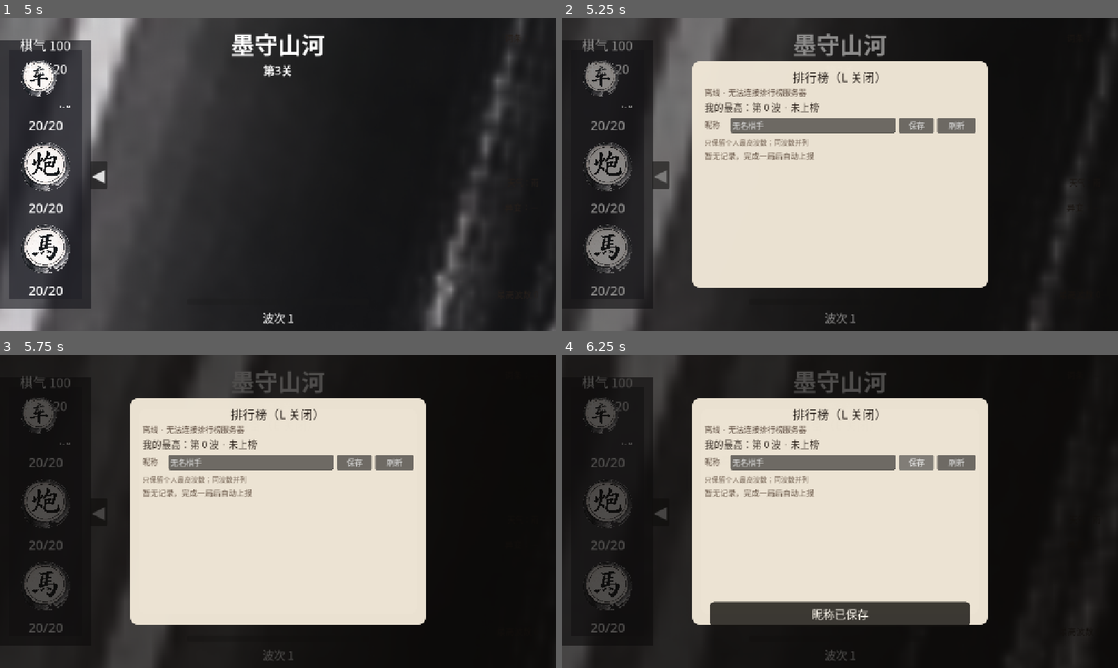
Above: before the commit, frames 1-4 (two rows, left to right).
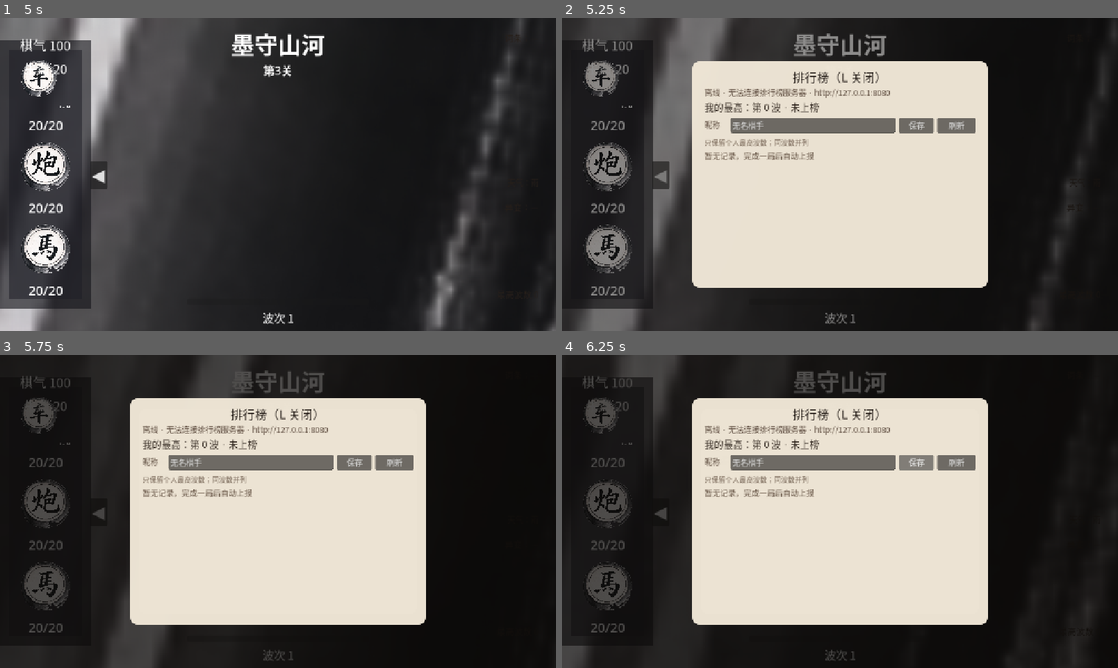
Above: after the commit, the same moments.

Repository: wangbintao1992/XQTD
Game: Godot game, scene res://scenes/main.tscn
Same seed, same stepped clock (60 frames per second), same inputs: the game is played once before the commit and once after it.
Inputs (mouse positions are in pixels of both pictures, inside the frame that each line leads up to):
- Up to frame 1 (5 s): click "◀" at 0.5 s; click "无尽模式" at 1.25 s; click "◀" at 2 s; click "◀" at 2.75 s; tap Enter at 3.5 s; drag from (139, 111) to (150, 259) at 3.52 s; drag from (200, 259) to (172, 102) at 4.27 s
- Up to frame 2 (5.25 s): move the mouse to (745, 174) at 5.02 s; tap L at 5.1 s; click (745, 174) at 5.17 s
- Up to frame 3 (5.75 s): tap E at 5.3 s
- Up to frame 4 (6.25 s): click "保存" at 5.75 s

Frame 1 is identical in both runs. In frame 2, 0.2% of the frame differs, in the area x 44-59%, y 22-26%; in frame 3, 0.2%; in frame 4, 3.6%, in the area x 26-74%, y 22-87%.

Commit message:
fix(godot): address leaderboard client review findings

Diff:
--- a/godot/scripts/autoload/leaderboard.gd
+++ b/godot/scripts/autoload/leaderboard.gd
@@ -26,9 +26,11 @@
 var my_rank := 0
 var online := false
 var last_error := ""
+var pending_report := false
 var persistence_enabled := true
 var http_enabled := true
 var profile_path := "user://leaderboard_profile.json"
+var report_sender := Callable()
 
 
 func _init() -> void:
@@ -37,9 +39,17 @@
 
 func _ready() -> void:
 	server_url = _resolve_server_url()
+	if DisplayServer.get_name() == "headless" \
+		and OS.get_environment("XQTD_LEADERBOARD_LIVE") != "1":
+		# 无头测试/冒烟不读真实存档、不联网，避免污染与不确定状态
+		persistence_enabled = false
+		http_enabled = false
+		_ensure_identity()
+		return
 	if persistence_enabled:
 		load_profile()
 	_ensure_identity()
+	save_profile()
 	if http_enabled:
 		refresh()
 
@@ -59,14 +69,18 @@
 	my_rank = 0
 	online = false
 	last_error = ""
+	pending_report = false
 	server_url = DEFAULT_SERVER_URL
 
 
 func submit(wave: int) -> bool:
 	var w := maxi(0, wave)
 	if w <= best_wave:
+		if pending_report and http_enabled and not player_id.is_empty():
+			_post_report(best_wave)
 		return false
 	best_wave = w
+	pending_report = true
 	best_changed.emit(best_wave)
 	save_profile()
 	if http_enabled and not player_id.is_empty():
@@ -96,13 +110,23 @@
 func save_profile() -> void:
 	if not persistence_enabled:
 		return
-	var file := FileAccess.open(profile_path, FileAccess.WRITE)
-	if file:
-		file.store_string(JSON.stringify({
-			"playerId": player_id,
-			"name": player_name,
-			"bestWave": best_wave,
-		}))
+	var tmp_path := profile_path + ".tmp"
+	var file := FileAccess.open(tmp_path, FileAccess.WRITE)
+	if file == null:
+		return
+	file.store_string(JSON.stringify({
+		"playerId": player_id,
+		"name": player_name,
+		"bestWave": best_wave,
+		"pendingReport": pending_report,
+	}))
+	file.close()
+	var from := ProjectSettings.globalize_path(tmp_path)
+	var to := ProjectSettings.globalize_path(profile_path)
+	var err := DirAccess.rename_absolute(from, to)
+	if err != OK:
+		DirAccess.remove_absolute(to)
+		DirAccess.rename_absolute(from, to)
 
 
 func load_profile() -> void:
@@ -111,8 +135,13 @@
 	var file := FileAccess.open(profile_path, FileAccess.READ)
 	if file == null:
 		return
-	var parsed = JSON.parse_string(file.get_as_text())
+	var raw := file.get_as_text()
+	var parsed = JSON.parse_string(raw)
 	if not (parsed is Dictionary):
+		var backup := FileAccess.open(profile_path + ".bak", FileAccess.WRITE)
+		if backup:
+			backup.store_string(raw)
+		last_error = "排行榜存档损坏，已备份"
 		return
 	if parsed.has("playerId"):
 		player_id = str(parsed.playerId)
@@ -122,6 +151,7 @@
 	if loaded_best > best_wave:
 		best_wave = loaded_best
 		best_changed.emit(best_wave)
+	pending_report = bool(parsed.get("pendingReport", false))
 
 
 func new_player_id() -> String:
@@ -166,6 +196,11 @@
 
 
 func _post_report(wave: int) -> void:
+	pending_report = true
+	save_profile()
+	if report_sender.is_valid():
+		report_sender.call(wave)
+		return
 	_request_json("POST", "/api/leaderboard/reports", {
 		"playerId": player_id,
 		"name": player_name,
@@ -206,23 +241,34 @@
 	http.request_completed.connect(
 		func(result: int, code: int, _headers: PackedStringArray, data: PackedByteArray) -> void:
 			http.queue_free()
-			if result != HTTPRequest.RESULT_SUCCESS or code < 200 or code >= 300:
-				_mark_offline("排行榜请求失败（%d）" % code)
+			if result != HTTPRequest.RESULT_SUCCESS:
+				var reason := "请求超时" if result == HTTPRequest.RESULT_TIMEOUT else "无法连接排行榜服务器"
+				_mark_offline(reason)
+				callback.call(0, {})
+				return
+			if code < 200 or code >= 300:
+				_mark_http_error(code)
 				callback.call(code, {})
 				return
 			var parsed = JSON.parse_string(data.get_string_from_utf8())
 			if parsed is Dictionary:
 				callback.call(code, parsed)
 			else:
-				_mark_offline("排行榜返回格式错误")
-				callback.call(code, {})
+				_mark_error("排行榜返回格式错误")
+				callback.call(0, {})
 	)
 
 
 func _on_report(code: int, data: Dictionary) -> void:
 	if code < 200 or code >= 300:
-		return
+		if code >= 400 and code < 500:
+			pending_report = false
+			save_profile()
+		return
+	var accepted := bool(data.get("accepted", false))
 	_apply_report_response(data)
+	if accepted:
+		_fetch_top()
 	if my_rank > 0:
 		Toast.show("排行榜：第 %d 名（第 %d 波）" % [my_rank, best_wave])
 
@@ -244,6 +290,8 @@
 	if server_best > best_wave:
 		best_wave = server_best
 		best_changed.emit(best_wave)
+	pending_report = false
+	save_profile()
 	my_rank = int(data.get("rank", my_rank))
 	_mark_online()
 	submitted.emit(bool(data.get("accepted", false)), my_rank, best_wave)
@@ -267,8 +315,21 @@
 		if server_best > best_wave:
 			best_wave = server_best
 			best_changed.emit(best_wave)
+			save_profile()
+		if best_wave > server_best:
+			pending_report = true
+			save_profile()
+			_post_report(best_wave)
+		elif pending_report:
+			pending_report = false
+			save_profile()
 	else:
 		my_rank = 0
+		if best_wave > 0:
+			# 服务端没有记录（例如离线期间刷新了最高）：补报本地最高
+			pending_report = true
+			save_profile()
+			_post_report(best_wave)
 	_mark_online()
 
 
@@ -282,3 +343,13 @@
 	online = false
 	last_error = message
 	sync_changed.emit(false, message)
+
+
+func _mark_error(message: String) -> void:
+	online = true
+	last_error = message
+	sync_changed.emit(true, message)
+
+
+func _mark_http_error(code: int) -> void:
+	_mark_error("排行榜返回错误（%d）" % code)
--- a/godot/scripts/ui/leaderboard_panel.gd
+++ b/godot/scripts/ui/leaderboard_panel.gd
@@ -27,6 +27,12 @@
 
 func _input(event: InputEvent) -> void:
 	if not (event is InputEventKey) or not event.pressed or event.echo:
+		return
+	if event.keycode == KEY_ESCAPE and _open:
+		hide_panel()
+		var viewport := get_viewport()
+		if viewport:
+			viewport.set_input_as_handled()
 		return
 	if event.keycode != KEY_L:
 		return
@@ -69,8 +75,10 @@
 func save_name() -> void:
 	if LeaderboardData.instance == null or _name_edit == null:
 		return
+	var before := LeaderboardData.instance.player_name
 	LeaderboardData.instance.set_player_name(_name_edit.text)
-	Toast.show("昵称已保存")
+	if LeaderboardData.instance.player_name != before:
+		Toast.show("昵称已保存")
 	refresh()
 
 
@@ -79,12 +87,13 @@
 		return
 	var lb := LeaderboardData.instance
 
-	if lb.online:
+	if not lb.online:
+		var reason := lb.last_error if lb.last_error != "" else "本地最高 %d 波" % lb.best_wave
+		_status_label.text = "离线 · " + reason + " · " + lb.server_url
+	elif lb.last_error != "":
+		_status_label.text = "错误 · " + lb.last_error + " · " + lb.server_url
+	else:
 		_status_label.text = "已连接 · " + lb.server_url
-	elif lb.last_error != "":
-		_status_label.text = "离线 · " + lb.last_error
-	else:
-		_status_label.text = "离线 · 本地最高 %d 波" % lb.best_wave
 
 	if lb.my_rank > 0:
 		_me_label.text = "我的最高：第 %d 波 · 排名 #%d" % [lb.best_wave, lb.my_rank]
@@ -194,6 +203,7 @@
 	_name_edit.max_length = LeaderboardData.MAX_NAME_LENGTH
 	_name_edit.add_theme_font_override("font", font)
 	_name_edit.add_theme_font_size_override("font_size", 18)
+	_name_edit.text_submitted.connect(func(_text): save_name())
 	panel.add_child(_name_edit)
 
 	var save_btn := Button.new()
@@ -212,9 +222,13 @@
 	refresh_btn.add_theme_font_override("font", font)
 	refresh_btn.add_theme_font_size_override("font_size", 18)
 	refresh_btn.pressed.connect(func():
-		if LeaderboardData.instance:
+		if LeaderboardData.instance == null:
+			return
+		if LeaderboardData.instance.http_enabled:
 			LeaderboardData.instance.refresh()
 			Toast.show("正在刷新排行榜…")
+		else:
+			refresh()
 	)
 	panel.add_child(refresh_btn)
 
--- a/godot/tests/integration.gd
+++ b/godot/tests/integration.gd
@@ -245,12 +245,11 @@
 		leaderboard_panel_ok = leaderboard_panel.is_open \
 			and leaderboard_panel._list.get_child_count() == 1 \
 			and leaderboard_panel._status_label.text.contains("离线")
-		leaderboard_panel.hide_panel()
-		leaderboard_panel_ok = leaderboard_panel_ok and not leaderboard_panel.is_open
-	print("INTEGRATION leaderboard_panel=", leaderboard_panel_ok)
 
 	rc.start_new_run()
 	await get_tree().process_frame
+	var leaderboard_reset_ok: bool = leaderboard_panel != null and not leaderboard_panel.is_open
+	print("INTEGRATION leaderboard_panel=", leaderboard_panel_ok, " leaderboard_reset=", leaderboard_reset_ok)
 	var weather_reset_ok: bool = WeatherSystem.instance != null \
 		and WeatherSystem.instance.current_weather == "rain" \
 		and hud != null and hud.weather_label.text == "天气：雨"
@@ -273,5 +272,5 @@
 		and weather_ok and weather_buff_ok \
 		and picked[0] == 1 and over_ok and best_ok and reset_ok and best_kept \
 		and equipment_ok and panel_ok and equip_kept and terrain_ok and ability_all_ok \
-		and leaderboard_panel_ok
+		and leaderboard_panel_ok and leaderboard_reset_ok
 	get_tree().quit(0 if ok else 1)
--- a/godot/tests/leaderboard_live.gd
+++ b/godot/tests/leaderboard_live.gd
@@ -17,9 +17,11 @@
 		get_tree().quit(1)
 		return
 
+	_lb.reset_for_test()
 	_lb.persistence_enabled = false
 	_lb.http_enabled = true
-	_lb.player_id = "live-test-player"
+	_lb.server_url = _lb._resolve_server_url()
+	_lb.player_id = "live-test-" + str(int(Time.get_unix_time_from_system()))
 	_lb.player_name = "联调棋手"
 	_lb.submitted.connect(func(accepted, _rank, _best): _submitted = true; _accepted = accepted)
 
--- a/godot/tests/test_leaderboard.gd
+++ b/godot/tests/test_leaderboard.gd
@@ -55,6 +55,21 @@
 	lb._apply_player_response({"found": false, "bestWave": 0, "rank": null})
 	t.eq(lb.my_rank, 0, "missing player rank reset")
 
+	# 离线最高补报：提交失败后 pending=true，玩家查询发现服务端没有记录时重发
+	lb.reset_for_test()
+	var sent: Array = []
+	lb.http_enabled = true
+	lb.report_sender = func(w): sent.append(w)
+	t.check(lb.submit(18), "offline best accepted locally")
+	t.eq(sent, [18], "first report attempted")
+	t.check(lb.pending_report, "pending after local improve")
+	lb._apply_player_response({"found": false, "bestWave": 0, "rank": null})
+	t.eq(sent, [18, 18], "offline best re-sent when server missing")
+	lb._apply_report_response({"accepted": true, "bestWave": 18, "rank": 1})
+	t.check(not lb.pending_report, "pending cleared after server accepts")
+	lb._apply_player_response({"found": true, "bestWave": 0, "rank": 1})
+	t.eq(sent, [18, 18, 18], "server behind re-sends local best")
+
 	lb.set_player_name("  Alice  ")
 	t.eq(lb.player_name, "Alice", "name trimmed")
 	lb.set_player_name("12345678901234567890")
@@ -71,6 +86,7 @@
 	lb2.player_id = "test-player-01"
 	lb2.player_name = "Alice"
 	lb2.best_wave = 33
+	lb2.pending_report = true
 	lb2.save_profile()
 
 	var lb3 = preload("res://scripts/autoload/leaderboard.gd").new()
@@ -81,9 +97,25 @@
 	t.eq(lb3.player_id, "test-player-01", "profile player id roundtrip")
 	t.eq(lb3.player_name, "Alice", "profile name roundtrip")
 	t.eq(lb3.best_wave, 33, "profile best roundtrip")
+	t.check(lb3.pending_report, "pending roundtrip")
+
+	var corrupt_path := "user://test_leaderboard_corrupt.json"
+	var corrupt := FileAccess.open(corrupt_path, FileAccess.WRITE)
+	corrupt.store_string("{not json")
+	corrupt.close()
+	var lb4 = preload("res://scripts/autoload/leaderboard.gd").new()
+	lb4.persistence_enabled = true
+	lb4.http_enabled = false
+	lb4.profile_path = corrupt_path
+	lb4.load_profile()
+	t.check(lb4.last_error.contains("损坏"), "corrupt profile reported")
+	t.check(FileAccess.file_exists(corrupt_path + ".bak"), "corrupt profile backed up")
 
 	DirAccess.remove_absolute(ProjectSettings.globalize_path(path))
+	DirAccess.remove_absolute(ProjectSettings.globalize_path(corrupt_path))
+	DirAccess.remove_absolute(ProjectSettings.globalize_path(corrupt_path + ".bak"))
 	lb2.free()
 	lb3.free()
+	lb4.free()
 	lb.free()
 	LeaderboardData.instance = prev
--- a/godot/tests/test_leaderboard_panel.gd
+++ b/godot/tests/test_leaderboard_panel.gd
@@ -34,6 +34,14 @@
 	panel.hide_panel()
 	t.check(not panel.is_open, "panel closes")
 
+	panel.show_panel()
+	t.check(panel.is_open, "panel reopens")
+	var esc := InputEventKey.new()
+	esc.keycode = KEY_ESCAPE
+	esc.pressed = true
+	panel._input(esc)
+	t.check(not panel.is_open, "escape closes")
+
 	panel.free()
 	lb.free()
 	LeaderboardData.instance = prev
Not shown, added: godot/tests/leaderboard_live.gd.uid
Not shown, changed: godot/README.md
